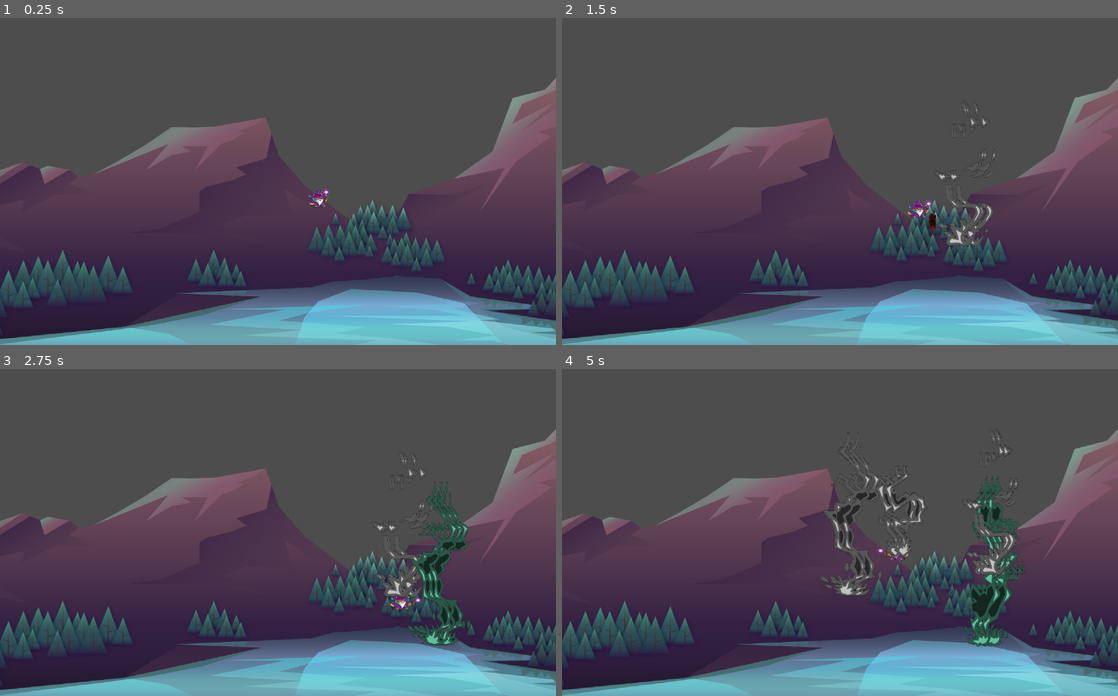
Above: before the commit, frames 1-4 (two rows, left to right).
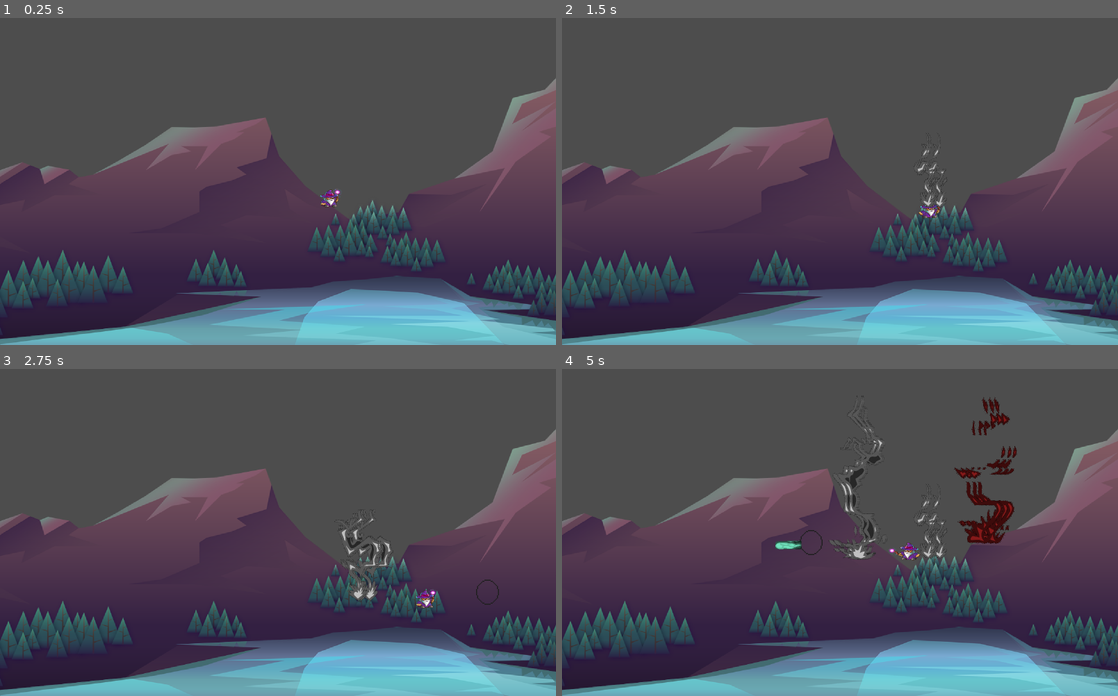
Above: after the commit, the same moments.

Repository: pungiish/GOTY
Game: Godot game, scene res://scenes/game/game.tscn
Same seed, same stepped clock (60 frames per second), same inputs: the game is played once before the commit and once after it.
Inputs (mouse positions are in pixels of both pictures, inside the frame that each line leads up to):
- Up to frame 1 (0.25 s): no input
- Up to frame 2 (1.5 s): move the mouse to (962, 148) at 0.52 s; hold Right (ui_right) 0.53-1.28 s; hold 2 (cast_2) 0.53-1.28 s; move the mouse to (728, 184) at 1.27 s; hold Down (ui_down) from 1.28 s (still down); tap 1 (cast_1) at 1.35 s
- Up to frame 3 (2.75 s): tap 2 (cast_2) at 1.55 s; move the mouse to (333, 437) at 2.02 s; release Down (ui_down) at 2.03 s; hold Right (ui_right) from 2.03 s (still down); hold 2 (cast_2) from 2.03 s (still down)
- Up to frame 4 (5 s): move the mouse to (812, 588) at 2.77 s; release Right (ui_right) at 2.78 s; release 2 (cast_2) at 2.78 s; hold Up (ui_up) 2.78-3.53 s; tap 2 (cast_2) at 2.85, 4.35 s; move the mouse to (1006, 571) at 3.52 s; hold 2 (cast_2) 3.53-4.28 s; hold Left (ui_left) from 3.53 s (still down); tap 1 (cast_1) at 3.6 s; move the mouse to (673, 463) at 4.27 s

The runs differ from the first frame. In frame 1, 0.2% of the frame differs, in the area x 55-62%, y 52-58%; in frame 2, 1.0%; in frame 3, 3.4%; in frame 4, 5.6%, in the area x 38-84%, y 8-85%.

Commit message:
AOE Indicator WIP

Diff:
--- a/data/spells/aoe.tres
+++ b/data/spells/aoe.tres
@@ -14,7 +14,7 @@
 tick_time = 0.0
 insta_cast = false
 self_cast = false
-aoe_spawn_height = 90.0
+aoe_spawn_height = 200.0
 projectile_speed = 0.0
 lifetime = 4
 max_distance = 800.0
--- a/scenes/character/character.tres.gd
+++ b/scenes/character/character.tres.gd
@@ -1,5 +1,5 @@
 extends CharacterBody2D
-
+const CHARACTER = preload("res://scenes/character/character.tscn")
 # Directional and transitional states
 enum State {
 	IDLE_UP,    IDLE_RIGHT,  IDLE_DOWN,   IDLE_LEFT,
@@ -33,6 +33,8 @@
 var can_cast: bool = true
 var direction = Vector2.RIGHT
 @export var mana = 1000;
+var aoe_preview_scene = preload("res://scenes/spell/AOEPreview.tscn")
+var aoe_preview
 # Map of turn animations for each from→to pair
 var transition_map := {
 	State.WALK_UP: {
@@ -159,10 +161,32 @@
 
 
 func handle_cast():
+	if Input.is_action_pressed("cast_2"):
+		var data = SpellManagerSingleton.spells["aoe"]
+		var offset = BASE_OFFSETS.get(direction, Vector2.ZERO)
+		offset += AOE_OFFSETS.get(direction, Vector2.ZERO)
+		var cast_pos = global_position + offset
+		var aim_dir
+		if velocity.length() > 0:
+			aim_dir = velocity.normalized()
+		else:
+			aim_dir = direction
+		var center = SpellManagerSingleton.get_aoe_center("aoe", cast_pos, aim_dir)
+	# spawn or move the preview node
+		if aoe_preview == null:
+			aoe_preview = aoe_preview_scene.instantiate()
+			add_child(aoe_preview)
+		aoe_preview.global_position = center
+	# scale the circle so diameter = aoe_radius*2
+		var sprite = aoe_preview.get_node("Sprite2D") as Sprite2D
+		var tex_size = sprite.texture.get_size().x
+		sprite.scale = Vector2.ONE * (data.aoe_radius * 2.0 / tex_size)
 	if Input.is_action_just_pressed("cast_1") and can_cast:
 		cast_spell("projectile")
 		can_cast = false
-	if Input.is_action_just_pressed("cast_2") and can_cast:
+	if Input.is_action_just_released("cast_2") and can_cast:
+		aoe_preview.queue_free()
+		aoe_preview = null
 		cast_spell("aoe")
 		can_cast = false
 func _on_CastCooldown_timeout():
--- a/scenes/character/character.tscn
+++ b/scenes/character/character.tscn
@@ -65,17 +65,18 @@
 }]
 
 [sub_resource type="RectangleShape2D" id="RectangleShape2D_xhrip"]
-size = Vector2(30, 73)
+size = Vector2(48, 28)
 
 [node name="character" type="CharacterBody2D"]
 script = ExtResource("1_cuyo6")
 
 [node name="AnimatedSprite2D" type="AnimatedSprite2D" parent="."]
+position = Vector2(34, 0)
 scale = Vector2(0.219238, 0.164539)
 sprite_frames = SubResource("SpriteFrames_t4ive")
 animation = &"attack"
 autoplay = "idle_side"
 
 [node name="CollisionShape2D" type="CollisionShape2D" parent="."]
-position = Vector2(1, 8.5)
+position = Vector2(-4, 4)
 shape = SubResource("RectangleShape2D_xhrip")
--- /dev/null
+++ b/scenes/spell/AOEPreview.tscn
@@ -0,0 +1,8 @@
+[gd_scene load_steps=2 format=3 uid="uid://b2qe3w70ns150"]
+
+[ext_resource type="Texture2D" uid="uid://csr3csmcguh38" path="res://assets/spells/AOEINDICATOR.png" id="1_3ylrh"]
+
+[node name="AoePreview" type="Node2D"]
+
+[node name="Sprite2D" type="Sprite2D" parent="."]
+texture = ExtResource("1_3ylrh")
--- a/scenes/spell/baseSpell.gd
+++ b/scenes/spell/baseSpell.gd
@@ -7,8 +7,17 @@
 @export var initial_position: Vector2
 var direction: Vector2 = Vector2.ZERO
 @onready var timer: Timer = $Timer
+@export var travel_time: float = 0.5
+
 func _ready():
 	initial_position = position
+	#var start = initial_position
+	#var character = get_parent().get_node("character")
+	#var end   = Vector2(global_position.x, character.global_position.y)
+	#var tween = create_tween()
+	#tween.tween_property(self, "global_position", end, travel_time).set_trans(Tween.TRANS_SINE).set_ease(Tween.EASE_IN)
+	#tween.connect("finished", Callable(self, "_on_tween_finished"))
+	# (Optional) also queue_free() in animation_finished if you prefer
 	if (lifetime > 0):
 		timer.start(lifetime)
 	# auto-free after lifetime seconds
@@ -65,3 +74,6 @@
 	#await get_tree().create_timer(duration).timeout
 	#if is_instance_valid(self):
 		#speed = original_speed
+
+func _on_tween_finished():
+	queue_free()
--- a/scenes/spell/spellManager.gd
+++ b/scenes/spell/spellManager.gd
@@ -3,7 +3,7 @@
 class_name SpellManager
 
 # Holds your base spell definitions
-var spells: Dictionary[String, SpellResource] = {}
+@export var spells: Dictionary[String, SpellResource] = {}
 const PARTICLE_CIRCLE = preload("res://assets/particle_circle.png")
 const AOEFIRE = preload("res://data/spellSprites/AOE/Fire/fire.tres")
 const PROJECTILEFIRE = preload("res://data/spellSprites/Projectile/Fire/fire.tres")
@@ -225,3 +225,38 @@
 	sprite.play("attack")
 	sprite.rotation_degrees = rad_to_deg(dir.angle())
 	pass
+
+#func compute_aoe_center(origin:Vector2, dir:Vector2, data:SpellResource) -> Vector2:
+	#if data.is_aoe:
+		## projectile AOE: shot arcs or falls like ice rain
+		## same formula we derived:
+		#var y0 = origin.y - data.aoe_spawn_height
+		#var v0 = data.projectile_speed
+		#var g  = data.gravity
+		#var t  = data.lifetime
+		#var fall = v0 * t + 0.5 * g * t * t
+		#return Vector2(origin.x, y0 + fall)
+	#else:
+		## instant / self-cast / ground-target AOE
+		## e.g. cast in a direction up to max_distance:
+		#return origin + dir.normalized() * data.max_distance
+
+func get_aoe_center(spell_name: String, origin: Vector2, dir: Vector2) -> Vector2:
+	var data = spells.get(spell_name, null)
+	if data == null:
+		push_error("get_aoe_center: Unknown spell '%s'" % spell_name)
+		return origin
+	if not data.is_aoe:
+		# Non-AOE spells just land at max_distance along dir
+		return origin + dir * data.max_distance
+	# Projectile-like AOE (e.g. ice rain)
+	# start Y = origin.y - spawn height
+	var y0 = origin.y - data.aoe_spawn_height
+	# initial downward speed & gravity & lifetime
+	var v0 = data.projectile_speed
+	var g  = 1
+	#var t  = data.lifetime
+	# Δy = v0*t + ½*g*t²
+	var fall = v0 * 1 + 0.5 * g * 1 * 1
+	# X stays centered on origin
+	return Vector2(origin.x, origin.y)
Binary file added: assets/spells/AOEINDICATOR.aseprite
Binary file added: assets/spells/AOEINDICATOR.png
Not shown, added: assets/spells/AOEINDICATOR.png.import
